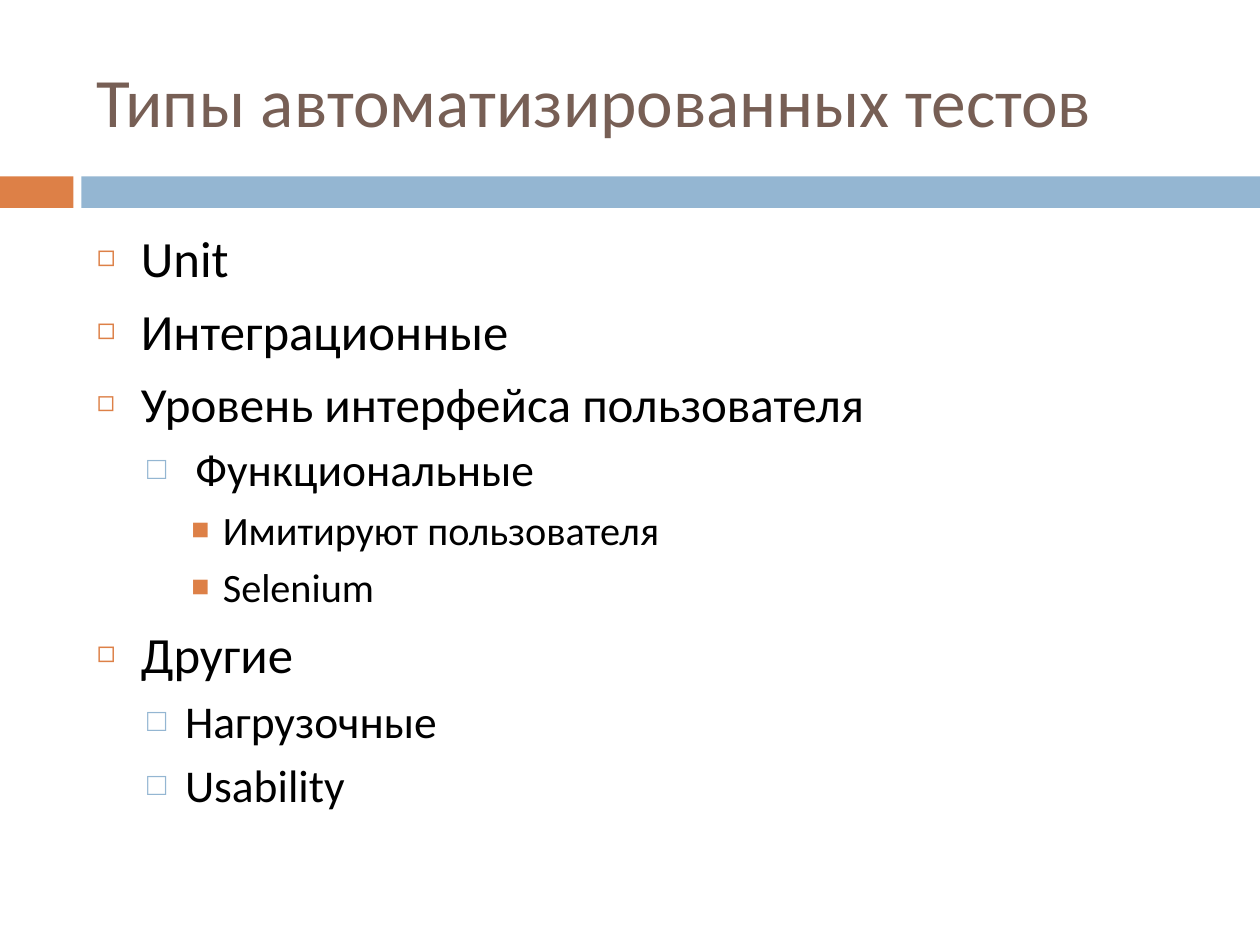
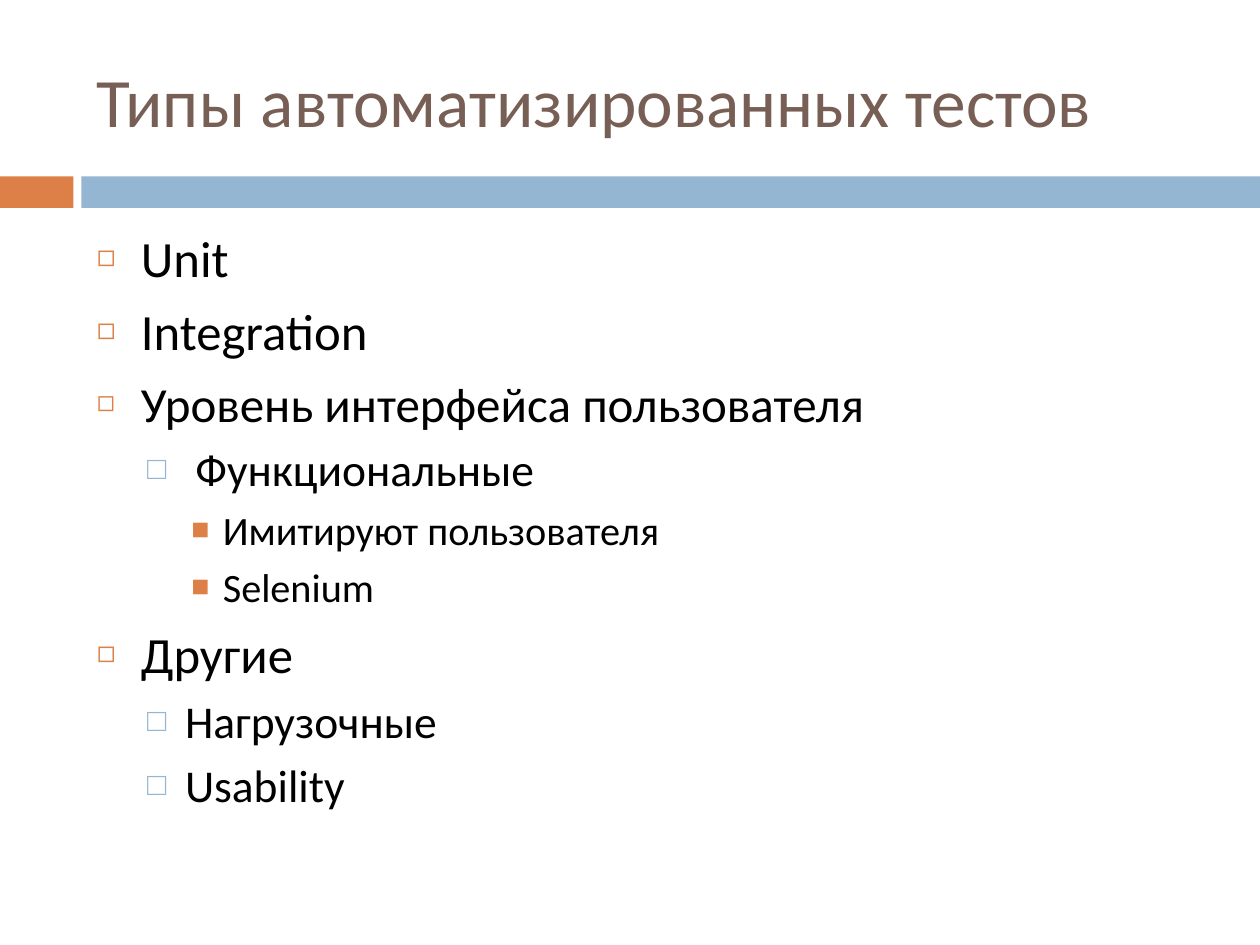
Before and after one commit to vitali-kviatkouski/personal, a slide deck: slide 5 of MiniQ/Testing/Testing.pptx (slide 4 before the commit). Drawn at 1260x945 pixels with LibreOffice and Linux fonts; fonts in the diff are those of the drawing. Boxes give left, top, right and bottom in pixels: in the first picture for what was removed or moved away, otherwise in the second. Text is boxed around its words. In the diff, an @@ line names an element or a change of style, - is before the commit and + after.

```diff
--- a/MiniQ/Testing/Testing.pptx
+++ b/MiniQ/Testing/Testing.pptx
@@ text at box(141, 315, 368, 359): text changed @@
-◻ Интеграционные
+◻ Integration
```
Also in this commit, not shown: 6 other slides changed, 2 slides added, 1 slide removed.
